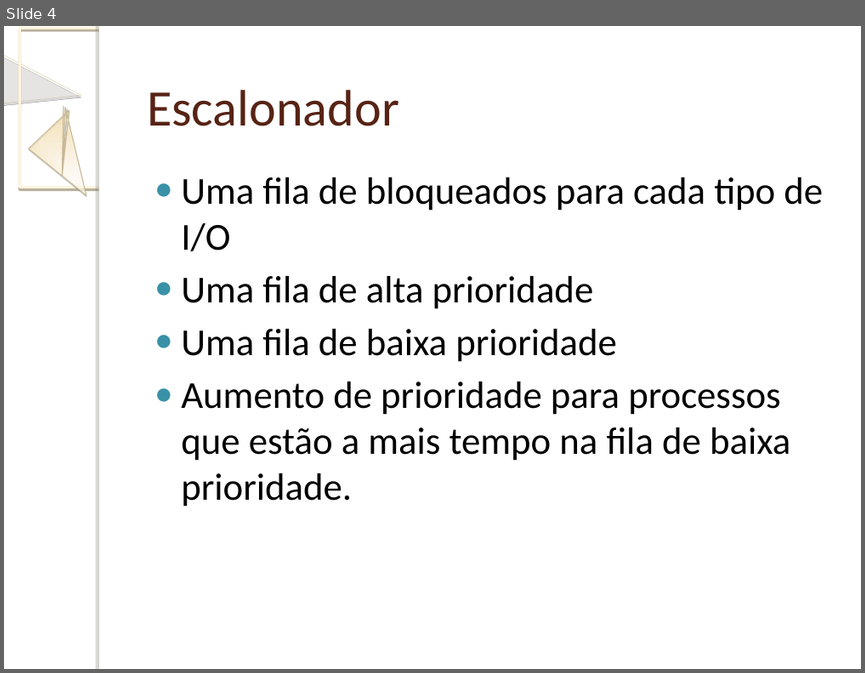
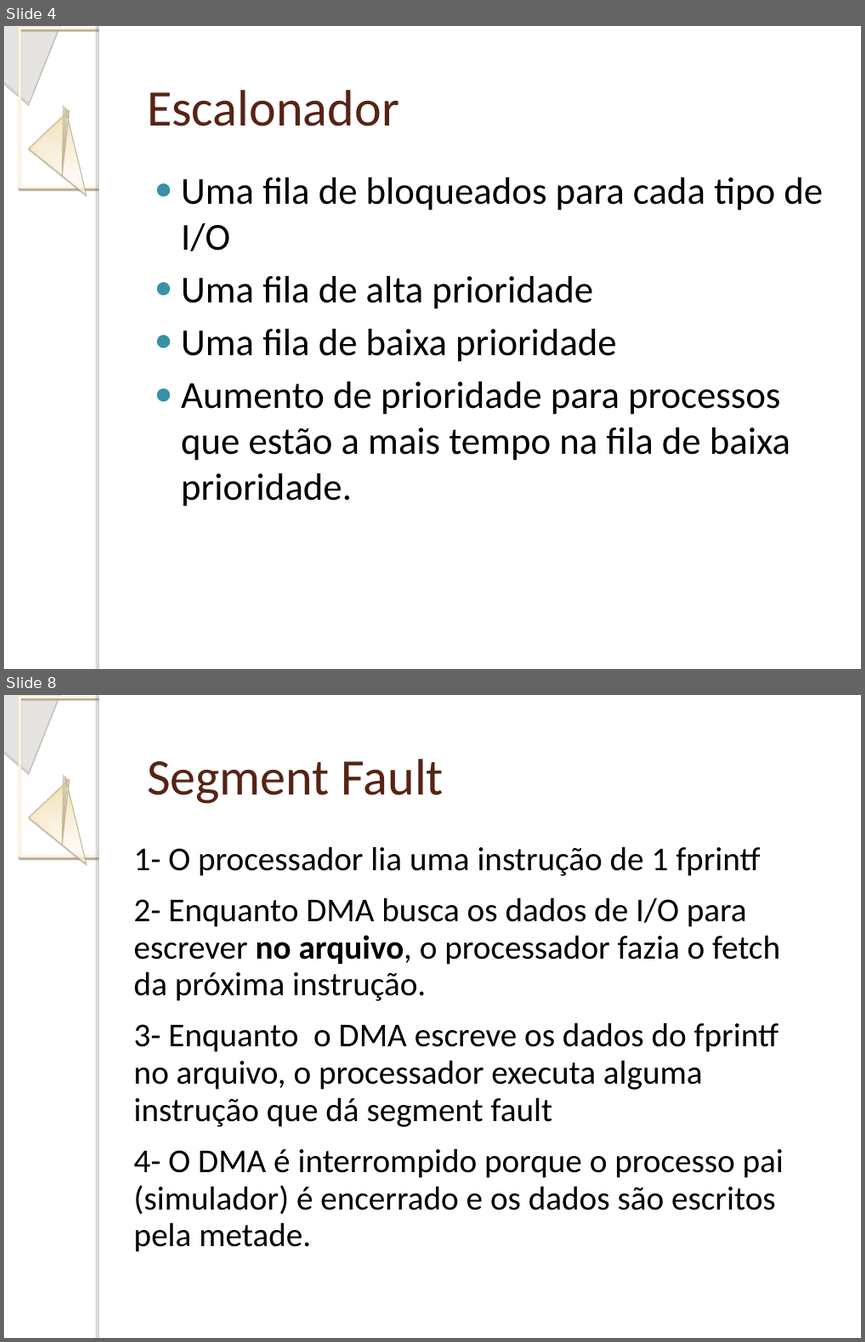
Before and after one commit to joycebrum/Simulador-Sistema-Operacional, a slide deck: Relatorio/Escalonador de Processos.ppt. Shown one above the other, each under a label of ours: slide 4 before the commit, slides 4 and 8 after it; the slides between them are not shown. The pictures are 865x673 and 865x1342 pixels, drawn with LibreOffice and Linux fonts; fonts in the diff are those of the drawing; background and template pictures are left out. Boxes give left, top, right and bottom in pixels: in the first picture for what was removed or moved away, otherwise in the second. Text is boxed around its words. In the diff, an @@ line names an element or a change of style, - is before the commit and + after.

```diff
--- a/Relatorio/Escalonador de Processos.ppt
+++ b/Relatorio/Escalonador de Processos.ppt
@@ slide 8 added at (4, 695, 861, 1338), background picture (left out); not listed: 5 template elements that a slide beside it also shows @@
@@ title added at (147, 759, 443, 804), 43 pt, text #572314 @@
+Segment Fault
@@ text added at (134, 846, 783, 1252), 28 pt, text #000000 @@
+1- O processador lia uma instrução de 1 fprintf
+2- Enquanto DMA busca os dados de I/O para escrever no arquivo, o processador fazia o fetch da próxima instrução.
+3- Enquanto o DMA escreve os dados do fprintf no arquivo, o processador executa alguma instrução que dá segment fault
+4- O DMA é interrompido porque o processo pai (simulador) é encerrado e os dados são escritos pela metade.
@@ slide 4 changed as well @@
@@ freeform shape at (4, 26, 81, 103): outline redrawn @@
@@ freeform shape at (4, 102, 147, 249): outline redrawn @@
```
Also in this commit, not shown: 3 other slides changed, 3 other slides added, 2 other files.
